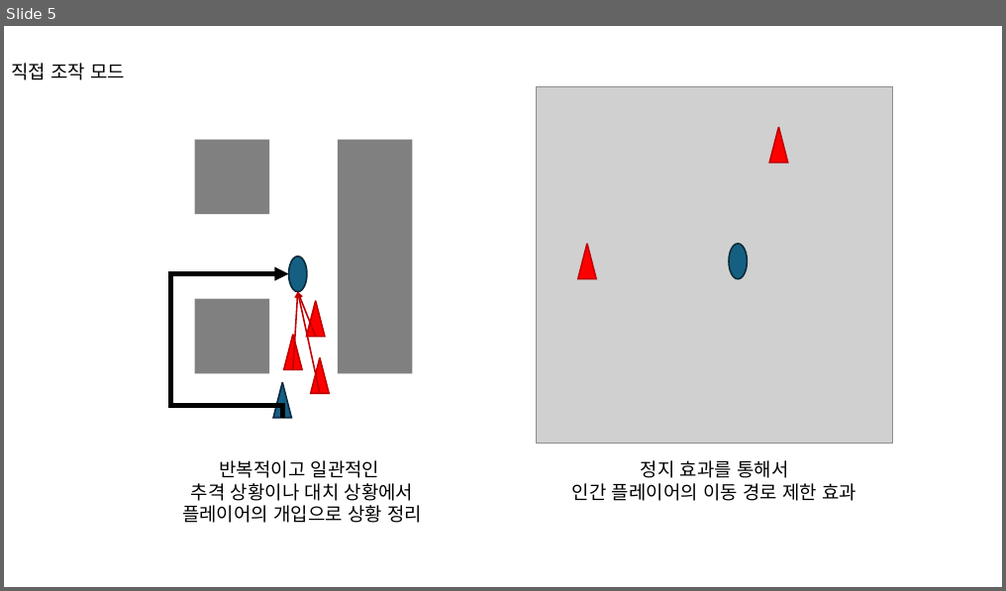
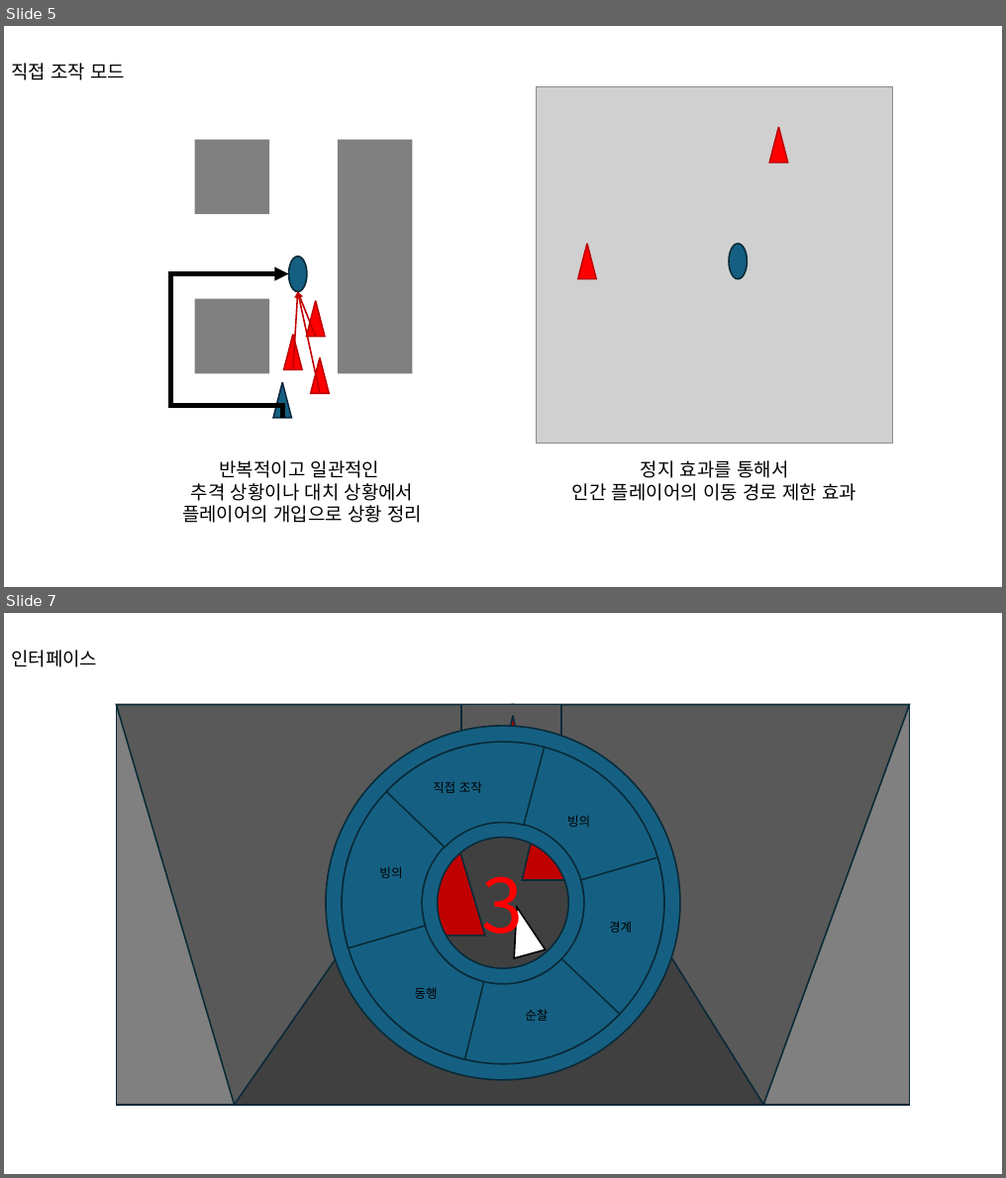
Before and after one commit to maru3172/ProjectDSFD, a slide deck: Work/2022184042_HSW/Document/멀티 마네킹 추적 모드.pptx. Shown one above the other, each under a label of ours: slide 5 before the commit, slides 5 and 7 after it; the slides between them are not shown. The pictures are 1006x591 and 1006x1178 pixels, drawn with LibreOffice and Linux fonts; fonts in the diff are those of the drawing; grey boxes stand for pictures. Boxes give left, top, right and bottom in pixels: in the first picture for what was removed or moved away, otherwise in the second. Text is boxed around its words. In the diff, an @@ line names an element or a change of style, - is before the commit and + after.

```diff
--- a/Work/2022184042_HSW/Document/멀티 마네킹 추적 모드.pptx
+++ b/Work/2022184042_HSW/Document/멀티 마네킹 추적 모드.pptx
@@ slide 7 added at (x1=4, y1=613, x2=1002, y2=1174), background #FFFFFF @@
@@ text added at (x1=11, y1=650, x2=97, y2=667), 18 pt, text #000000 @@
+인터페이스
@@ rectangle added at (x1=116, y1=704, x2=910, y2=1105), fill #808080, outline #092A39 1.5 pt @@
@@ triangle added at (x1=116, y1=704, x2=513, y2=1105), fill #595959, outline #092A39 1.5 pt @@
@@ rectangle added at (x1=461, y1=704, x2=561, y2=779), fill #595959, outline #092A39 1.5 pt @@
@@ triangle added at (x1=490, y1=716, x2=537, y2=824), fill #C00000, outline #092A39 1.5 pt @@
@@ triangle added at (x1=513, y1=704, x2=910, y2=1105), fill #595959, outline #092A39 1.5 pt @@
@@ triangle added at (x1=378, y1=756, x2=485, y2=936), fill #C00000, outline #092A39 1.5 pt @@
@@ triangle added at (x1=522, y1=746, x2=585, y2=880), fill #C00000, outline #092A39 1.5 pt @@
@@ rectangle added at (x1=236, y1=779, x2=765, y2=1105), fill #404040, outline #092A39 1.5 pt @@
@@ group added at (x1=282, y1=682, x2=724, y2=1124): 6 arch (boxed as its full ring)s, 6 texts, 1 triangle, 1 donut @@
+3
+직접 조작
+빙의
+경계
+순찰
+동행
+빙의
```
Also in this commit, not shown: 1 slide changed, 4 other slides added.
